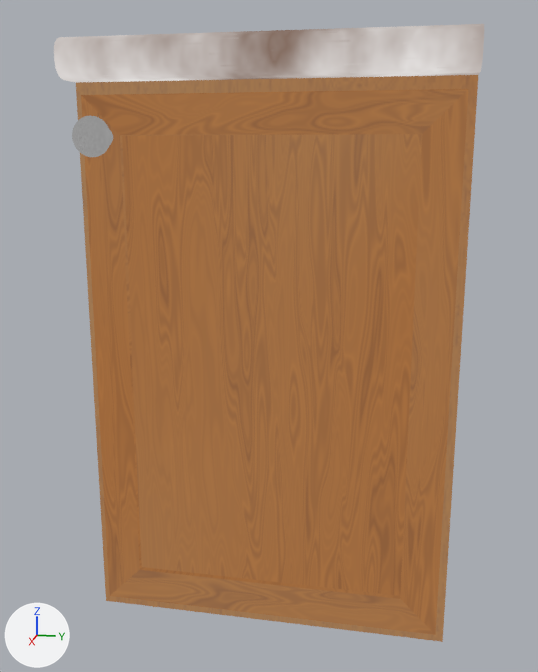
The glTF model assets/CounterCabinet_solo-single-left.glb, before and after one commit.
Both versions are drawn from a camera (50 mm lens) standing at (4.76, 0.76, 2.65) and looking at (0.17, -0.15, 1.5). Every picture has the same lights, and +X, +Y and +Z are marked at lower left. Vertices at the same position are counted once.

Script lines for the objects in view, before the commit:
```python
mat_material_007 = bpy.data.materials.new('Material.007')
mat_material_007.use_nodes = True; mat_material_007.node_tree.nodes.clear()
_N = mat_material_007.node_tree.nodes; _L = mat_material_007.node_tree.links
n0 = _N.new('ShaderNodeEmission'); n0.name = 'Emission'
n1 = _N.new('ShaderNodeLightPath'); n1.name = 'Light Path'
n2 = _N.new('ShaderNodeBsdfTransparent'); n2.name = 'Transparent BSDF'
n3 = _N.new('ShaderNodeMixShader'); n3.name = 'Mix Shader'
n4 = _N.new('ShaderNodeOutputMaterial'); n4.name = 'Material Output'
n5 = _N.new('ShaderNodeTexImage'); n5.name = 'Image Texture'
n5.image = img_countercabinet_solo_single_left_color
_L.new(n1.outputs[0], n3.inputs[0])  # 'Is Camera Ray' to 'Factor'
_L.new(n2.outputs[0], n3.inputs[1])  # 'BSDF' to 'Shader'
_L.new(n0.outputs[0], n3.inputs[2])  # 'Emission' to 'Shader'
_L.new(n3.outputs[0], n4.inputs[0])  # 'Shader' to 'Surface'
_L.new(n5.outputs[0], n0.inputs[0])  # 'Color' to 'Color'
me_cube_004 = bpy.data.meshes.new('Cube.004')
me_cube_004.from_pydata(...)  # 602 vertices, 1184 faces; spans x -1.0..1.24, y -1.0..1.0, z 0.0..3.2
me_cube_004.materials.append(mat_material_007)
ob_mesh = bpy.data.objects.new('mesh', me_cube_004)
ob_mesh.location = (0.0, 0.0, 0.0)
```
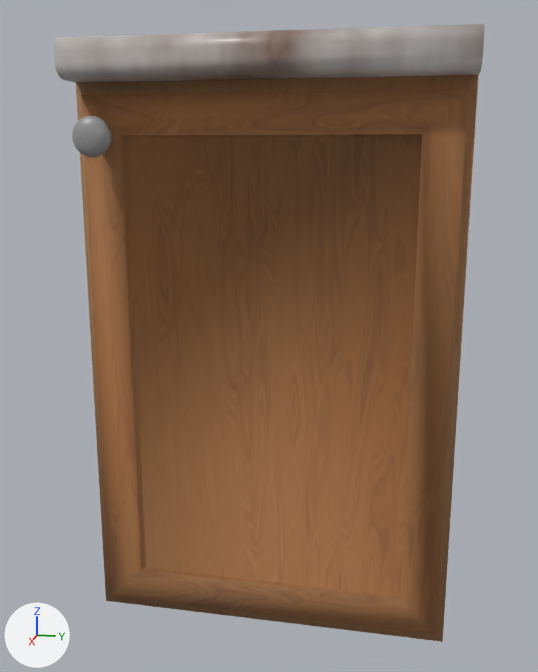
Changed parts and their boxes [x1, y1, x2, y2] in the pictures (538 x 672 px):
'mesh', surface changed, shading changed
    both: [54, 24, 484, 642]
part 1 of me_cube_004, shading changed
    both: [76, 75, 478, 642]

The change, as a diff of the scene's bpy script:
```diff
--- a/assets/CounterCabinet_solo-single-left.glb.py
+++ b/assets/CounterCabinet_solo-single-left.glb.py
@@ img_countercabinet_solo_single_left_roughness @@
+img_countercabinet_solo_single_left_roughness = load_image('CounterCabinet_solo-single-left_roughness', '_unpacked/CounterCabinet_solo-single-left_roughness', 512, 512, 'Non-Color')
@@ mat_material_007 @@
 mat_material_007 = bpy.data.materials.new('Material.007')
-# nodes: BsdfTransparent, Emission, LightPath, MixShader, OutputMaterial, TexImage
+# nodes: BsdfPrincipled, Math, OutputMaterial, SeparateColor, TexImage x2
 # uses the picture img_countercabinet_solo_single_left_color
+# uses the picture img_countercabinet_solo_single_left_roughness
@@ me_cube_004 @@
 me_cube_004.from_pydata(...)  # 602 vertices, 1184 faces; spans x -1.0..1.24, y -1.0..1.0, z 0.0..3.2
 # used by ob_mesh; location = (0.0, 0.0, 0.0)
+# me_cube_004 part 1: all faces are now shaded smooth (38 of 1184 changed)
 me_cube_004.materials.append(mat_material_007)
```
